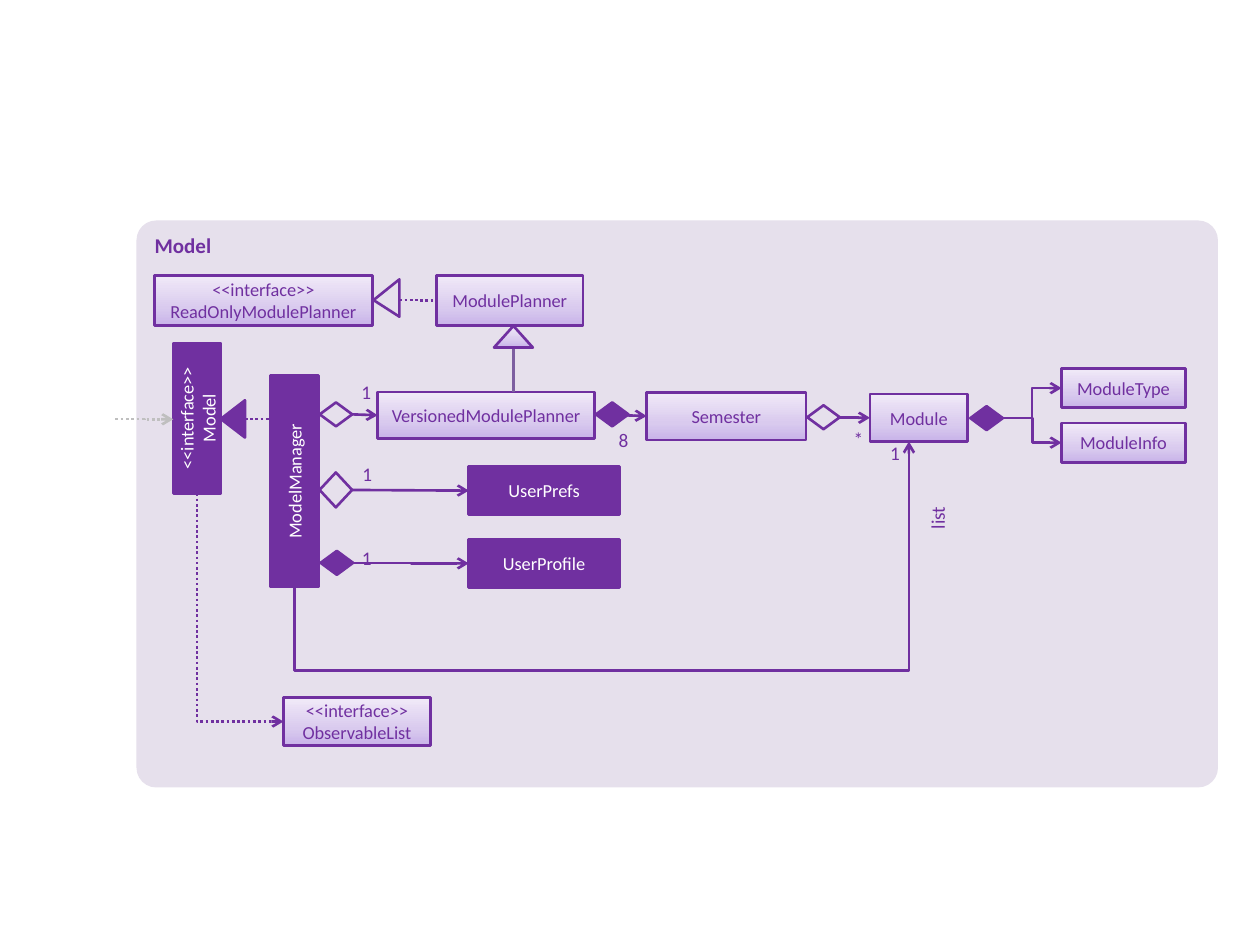
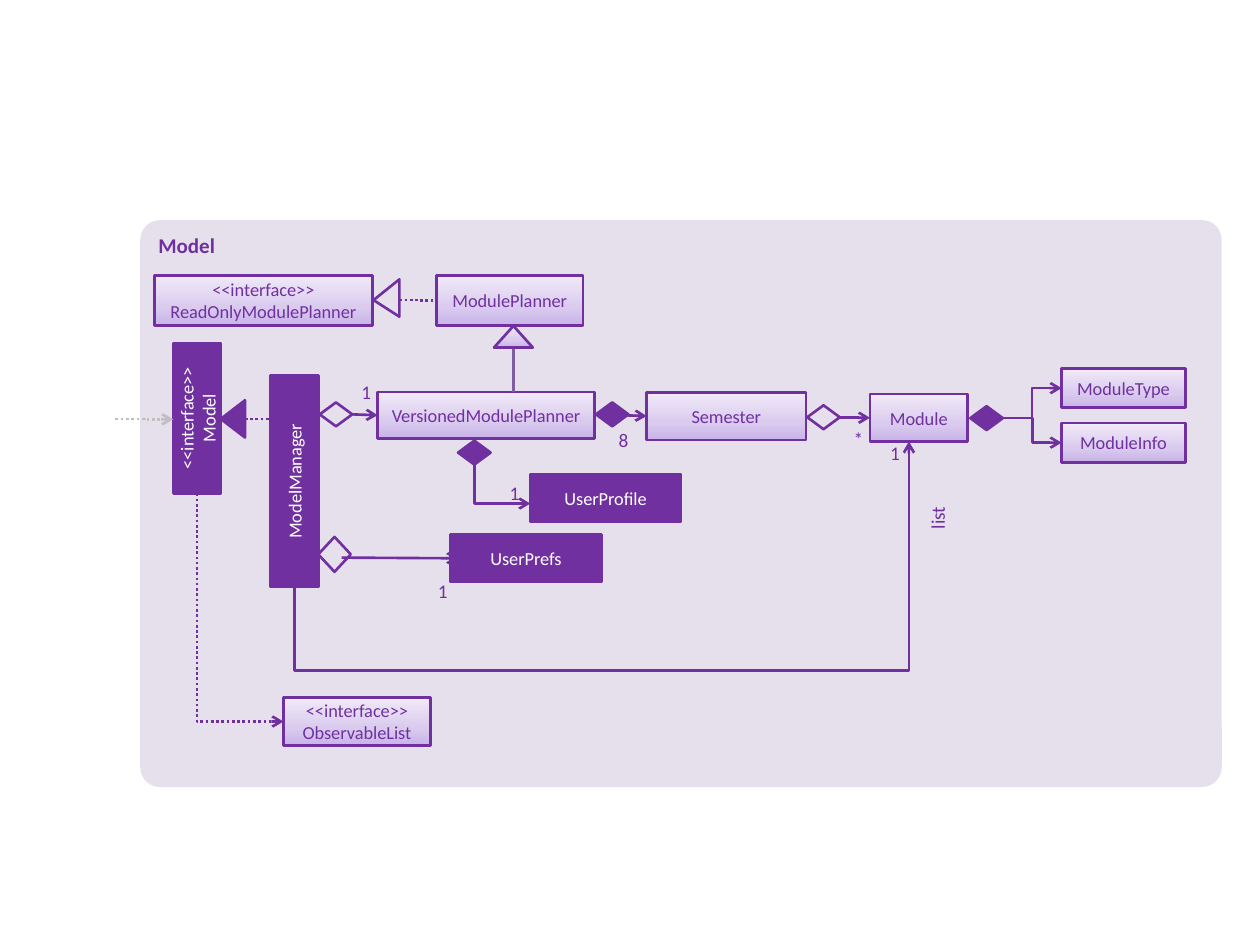
Before and after one commit to rongjiecomputer/main, a slide deck: slide 1 of docs/diagrams/ModelComponentClassDiagram.pptx. Drawn at 1260x945 pixels with LibreOffice and Linux fonts; fonts in the diff are those of the drawing. Boxes give left, top, right and bottom in pixels: in the first picture for what was removed or moved away, otherwise in the second. Text is boxed around its words. In the diff, an @@ line names an element or a change of style, - is before the commit and + after.

```diff
--- a/docs/diagrams/ModelComponentClassDiagram.pptx
+++ b/docs/diagrams/ModelComponentClassDiagram.pptx
@@ rounded rectangle "Model": place and size @@
-rounded rectangle "Model" at (136, 220, 1217, 788)
+rounded rectangle "Model" at (140, 220, 1221, 788)
@@ diamond: place and size @@
-diamond at (320, 551, 353, 575)
+diamond at (459, 441, 491, 465)
@@ elbow arrow moved from (353, 563) - (469, 563) to (475, 465) - (530, 504) @@
@@ rectangle "UserProfile": place and size @@
-rectangle "UserProfile" at (469, 539, 620, 587)
+rectangle "UserProfile" at (530, 474, 682, 522)
@@ text "1" rewrapped from (362, 468, 372, 481) to (510, 487, 520, 505) @@
@@ diamond: place and size @@
-diamond at (320, 472, 353, 508)
+diamond at (319, 537, 352, 572)
@@ rectangle "UserPrefs": place and size @@
-rectangle "UserPrefs" at (469, 466, 620, 514)
+rectangle "UserPrefs" at (451, 534, 602, 582)
@@ arrow moved from (352, 490) - (469, 490) to (341, 558) - (459, 558) @@
@@ text "1": place and size @@
-text "1" at (362, 552, 372, 565)
+text "1" at (438, 585, 448, 598)
```
Also in this commit, not shown: 11 other files.
